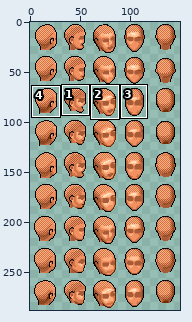
Sprite sheet -- dist/assets/character/heads.png. Above, an overview of the earlier version with the close-up marked.
Close-up. Before the commit:
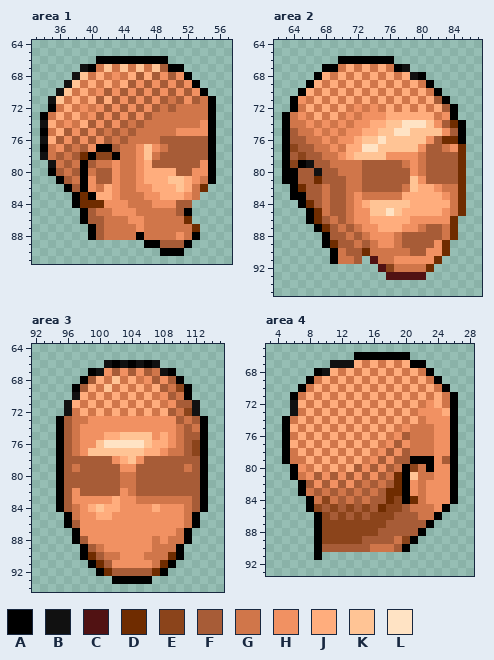
The file is 150x288 pixels. Shown: area 1: x 33..57, y 64..91; area 2: x 62..87, y 64..95; area 3: x 92..115, y 64..94; area 4: x 3..28, y 65..93. The commit also changed other parts of the picture, which this record leaves out.
Palette (. is transparent): A #000000  B #111111  C #511213  D #6f2c00  E #8b441b  F #a75c37  G #d0764a  H #f19162  J #ffad7d  K #ffc495  L #ffe3c4
Pixels before, area 1, first column x 34:
66 .......AAAAAAAAA......
67 .....BAGKGKGKGKFAA....
68 ....BKGJGHGJFJFHFHA...
69 ...BKGJGJGJFHFHFHFHA..
70 ..BKGJGHFHFHFHFHFHFHA.
71 .BKGJGJFJFHFHFHFGFHFGA
72 .AGJGHGHFHFHFHFGFGGGGA
73 AGJGJGHFHFHFHFGGGGGGGA
74 BJGHGJFHFHFGFGGGGGGGHA
75 AGJFHFHFGFGFGGGGGHHHHA
76 BJFHFHFHFGFGGGGFFFFFFA
77 AGHFGFHAAFGGHKHGFFFFFA
78 BGFGFDAEEAGGHKGFFFFFFA
79 .BGFGAFGGHGGHJFFFFFFHA
80 .AFGFAGFFHGGHJJJJFFHHA
81 ..AFGAHFFHGGHJJJKKJHGA
82 ...AFAHGJHGGHHJJJKJGD.
83 ....ADAJJHGGGHHJJJHG..
84 ....ADDDHHHGGGHHHFF...
85 .....AFGGHHHGGGGGFA...
86 .....AFFGGGHHGGGGGD...
87 ......AFGGGGHGGGGGGD..
88 ......AFGGGGAGGGGHGA..
89 .............AAFFFA...
90 ...............AAA....
Pixels before, area 2, first column x 63:
66 .......AAAAAAA.........
67 .....AAGJGJGJGAB.......
68 ....AJGJGJGJGJGJBA.....
69 ...AJGJGJGJGJGJGJGA....
70 ..AJGJGJGJGJGJGJGJGA...
71 .AHGJGJGJGJGJGJGJGJFA..
72 .AGJGJGJGHGHGJGJGJGJFA.
73 AGHGJGJGHGHHHJJJJJJGHA.
74 AGGHGHGHGHHJJKKLLLKHFDA
75 AFGGHGHGHHJJKKLLKKKKHFA
76 AFFGGHGHHJKKLKKKKKHFDDA
77 AEFFGGHGJJLLKKKKKHFFGHD
78 AFEFFGGHJKKKKHHHHGFFFFD
79 AEABFFGGGGFFFFFGHGFFFFD
80 AAFFBFFGGGFFFFFFHGFFFFD
81 AAFFDFFFGGFFFFFFKHFFFFD
82 .ADFFGFFGGFFFFFGKJJHGGD
83 .AAFFGFFGHGGGGGJJJJJHGD
84 ..ADFGFFGHJKKKKKJJJJJGD
85 ...ADGFFGHHKKLKJJJJJHGD
86 ...ADFGFGHHJJJJJHHHHHD.
87 ....ADFGFGHHJJJHHGFFGD.
88 .....AFFGFGHHHGFFFFFGD.
89 .....ADFFGFGHHGFFFFHD..
90 ......AGFFDGGGGGFFHHD..
91 ......AGGF.CGGHHHHHD...
92 ............CEGGGGD....
93 .............CCCCC.....
Pixels before, area 3, first column x 95:
66 ......BABABAB......
67 ....ABHFHFHFGBA....
68 ...AFJGKGJGHFHFA...
69 ..AFJGKGJGJGJFGEA..
70 ..BJGJGJGJGJGHFGA..
71 .BJGJGJGJGJGJGHFFB.
72 .BGJGJGJGJGJGJFGEB.
73 AFGGHHHHHHHHHHHFGFA
74 AFGHHHHHHHHHHHHGFGA
75 AFGHHHJJKKKKHJHGFFA
76 AFGHHKLLLLLKJJHGFEA
77 AFGHKKKKKKKJJHGGFEA
78 AFFFFFFHJKHFFFFFFFA
79 AFGFFFFFHHFFFFFFGFA
80 AFFFFFFFGGFFFFFFFFA
81 AFFFFFFFGGFFFFFFFFA
82 AFHFFFFFHGFFFFFFFFA
83 AFHHHHHJHHGGGGGGGFA
84 AFGHJKJJHHHHJHHHGFA
85 .AGHHJJHHHHHHHHHGA.
86 .AFHHHHHHHHHHHHHGA.
87 ..AHHHHHHHHHHHHGA..
88 ..AFHHHHHHHHGHGGA..
89 ...AFGHHHHHHGGGA...
90 ...ADFGGHHHGGGDA...
91 ....ADFHHHHHGDA....
92 .....ADFFFFFDA.....
93 .......AAAAA.......
Pixels before, area 4, first column x 5:
66 .........AAAAAAA......
67 ......BBBJGJGJGJAA....
68 ....ABJGJGJGJGJGJGA...
69 ...AGJGJGJGJGJGJGJGA..
70 ..AGJGJGJGJGJGJGJGJGA.
71 .AGJGJGJGJGJGJGJGJGJGA
72 .BJGJGJGJGJGJGJGJGHJGA
73 .BGJGJGJGJGJGJGJGHHHJA
74 AGJGJGJGJGJGJGJGJGHHHA
75 AJGJGJGJGJGJGJGHGGGHHA
76 AGJGJGJGJGJGJGHFGGGHHA
77 AJGJGJGJGJGJGHFHGGGHHA
78 AGJGJGJGJGJGHFHFGGGHHA
79 AGGJGJGJGJGHFHFFAAAHFA
80 .AHGJGJGJFHFHFGAEGAHHA
81 .AGHFHFHFHFHFGDAKGGHHA
82 ..AFHFHFHFGFGFDAHGHHHA
83 ..AGFGFGFGFGFDDAHGHHHA
84 ...AGEGFGFGFFDEADGHHHA
85 ...AEFEFEFEFDEEFGGGHA.
86 ....AEFEFEFEEEFFFGGA..
87 ....AEEEEEEEEFFFFFA...
88 ....AEEEEEEEFFFFFA....
89 ....AEEEEEFFFFGEA.....
90 ....AFFFFFFGGGFA......
91 ....A.................
Now the later version:
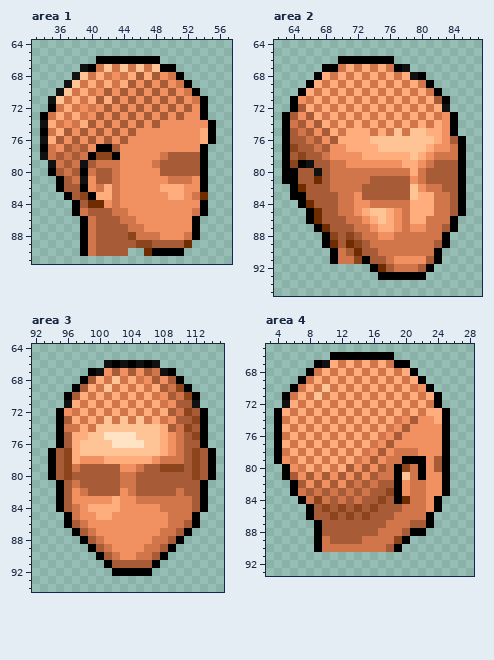
Change:
Changed rows in their new state; - is an unchanged pixel.
Area 1:
first column x 36:
66 -------------.------
67 -------------A-.----
68 --------------GA.---
69 ---------------GA.--
70 ----------------GA.-
71 --------------H--GA.
72 -------------H-HFHA.
73 ------------HFHFHHA.
74 ---------H-HFHHHHH--
75 ------H-H-HHHHH---J-
76 -------H-HHHHHHHHHJ-
77 --------HH-H-HHHHHA.
78 ---G----HH-HHG----A.
79 ---B---GHH-HG-----A.
80 -------GHH-HHFF--FA.
81 ---B---GHH-HHHGGG-A.
82 AF-----GHH--H--JHHA-
83 -AFE---GHHH--H----D-
84 ---F---G-HHH---HHHA-
85 --AG-FFGG-HHHHHHHGA-
86 ----G-FF-G-HHHHHHA--
87 ---AG-FFF-GHHHHHHA--
88 ---AG-FFFEG--HH-----
89 ---AGFFFFFEEF---D---
90 ---AGFFFF--DA-------
Area 2:
first column x 64:
72 -F------J-J--------B.-
73 F-F----J-JGJG-G-G-----
74 -F-FJ-J-JG-GJGJGJGJHA.
75 --F-FJ-JJ-GJGKG--JJ-A.
76 ---F-FJJ-J-K-----KJHF-
77 ----F-H--JJ-----KJHHGA
78 -----H-HHJJJJJJKJHGGGA
79 -------HHHHHHHJJHG---A
80 -----G---GGGGGGJ-----A
81 -----GG--G-----HG----A
82 ----FGG-------F-HGGFFA
83 ----F-G--FFFFFFK--GGFA
84 ----F-G--HGGGGG---GGFA
85 ----F-G--J--JHG---GGFA
86 -----F--G--K-HGJJGGGA-
87 ------F--G---HG-HGGFA-
88 -----E-E--G---GGGGGA.-
89 -------DE--GG-GGGGFA--
90 --------DFF----GGGA.--
91 --------EAFF-----FA---
92 ----------ADF---FA----
93 -----------AAAAAA-----
Area 3:
first column x 94:
70 --AF-------------EA--
72 -AH---------------FA-
73 ---J-JGKGKGKGJG--FE--
74 --G-JGKKKKKKKKJF-EF--
75 ---JJKKLLLL--K----E--
76 ---JKK-K-----K----F--
77 AFEJK-------KKJH---FA
78 AFEJHHHJJ-JJJHGGG-EFA
79 AFE--------G--EEEFEFA
80 AFE---------------EFA
81 ---G-----------------
82 ----G-----------G----
84 ------J------HGGG----
85 ---------------GG----
86 ----G----------GGF---
87 ----FG--------GGF----
88 ---.AFG-------GFA.---
89 ----.AFG----G-FA.----
90 ----..AF---G-FA..----
91 -----..AFFFFFA..-----
92 ------..AAAAA..------
93 --------.....--------
Area 4:
first column x 4:
66 -------AAA-----..------
67 -----ABJGJGJGJGAA..----
68 ----AGJGJGJGJGJGJA..---
69 ---AGJGJGJGJGJGJGJA..--
70 --AGJGKGJGJGJGJGJGHA..-
71 -AGJGKGJGJGJGJGJGJGJA..
72 -BJGJGJGJGJGJGJGJGJGA..
73 AJGJGJGJGJGJGJGJGJGJJA.
74 AGJGJGJGJGJGJGJGHFH-JA.
75 AJGJGJGJGJGJGJGHFHHH-A.
76 AGJGJGJGJGJGJGHFHHHH-A.
77 AJGJGJGJGJGJGHFH-HHH-A.
78 AGJGJGJGJGJGHFHGG-HH-A.
79 AH-JGJGJGJGHFHGGA--HFA.
80 -AHGJGJGJFHFHFGAEGAHFA.
81 -AFHFHFHFHFHFG-AKGAH-A.
82 --AFHFHFHFGFGF-AHG---A.
83 --AGFGFGFGFGF-EAHG---A.
84 ---AGEGFGFGF-EFADG--A..
85 -----FEFEFEFEFFFG--HA.-
86 ----AFFEFEFEFFFGGG-A.--
87 ------FFFFFFFFGGG------
88 ------FFFFFFFGGG-A-----
89 ------GFFFFGGGGEA.-----
90 ------GGGGGG--FA.------
91 -----.-----------------
Pixel boxes of the changes (left, top, right, bottom) in both close-ups:
changed: (56, 56, 216, 256)
changed: (290, 104, 466, 280)
changed: (48, 392, 216, 584)
changed: (274, 352, 458, 560)
